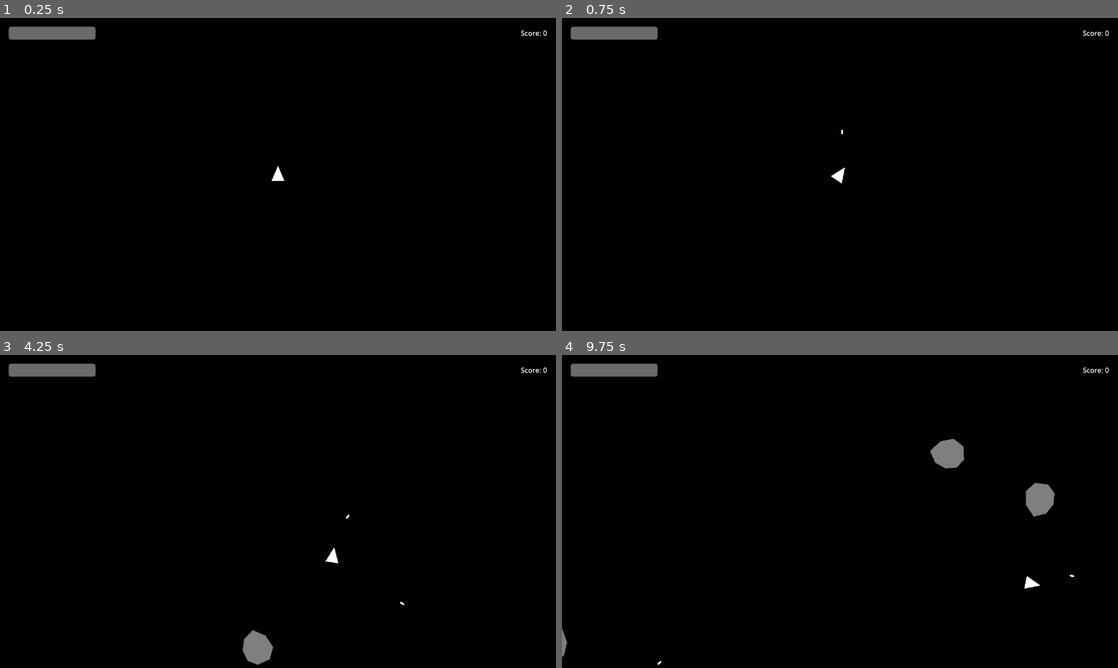
Above: before the commit, frames 1-4 (two rows, left to right).
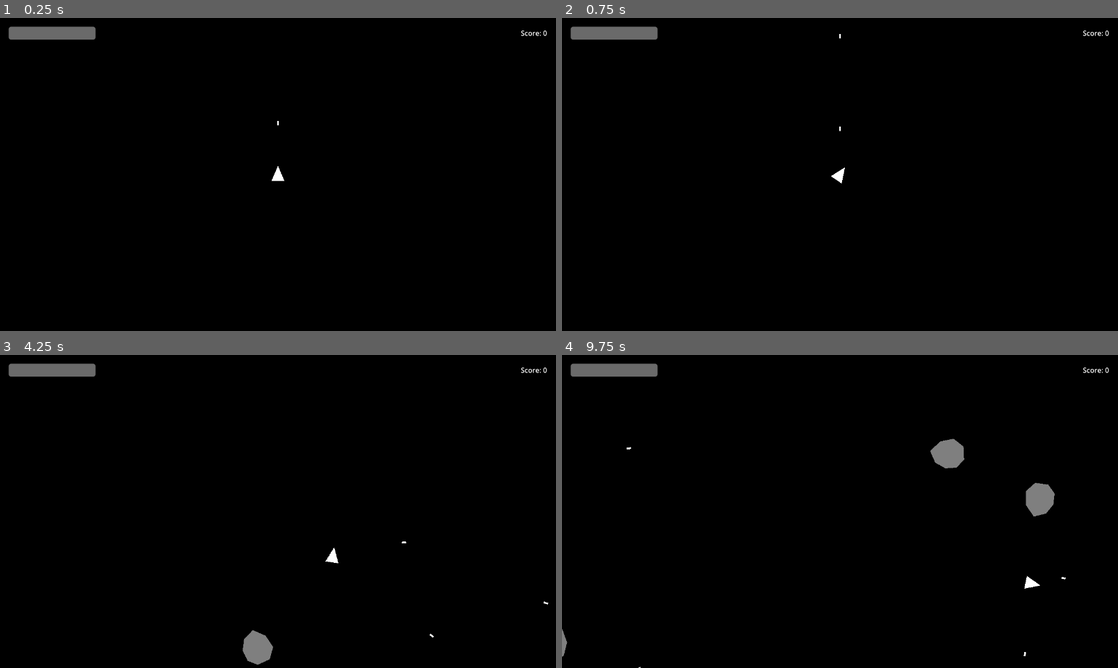
Above: after the commit, the same moments.

Repository: 25730009-PhamAnh/VoidSurvival
Game: Godot game, scene res://scenes/prototype/game.tscn
Same seed, same stepped clock (60 frames per second), same inputs: the game is played once before the commit and once after it.
Inputs:
- Up to frame 1 (0.25 s): no input
- Up to frame 2 (0.75 s): tap Enter at 0.5 s; hold D (rotate_right) from 0.53 s (still down); hold Space (fire) from 0.53 s (still down)
- Up to frame 3 (4.25 s): release D (rotate_right) at 1.28 s; release Space (fire) at 1.28 s; hold A (rotate_left) 1.28-2.03 s; tap Space (fire) at 1.35, 2.85 s; hold D (rotate_right) 2.03-2.78 s; hold Space (fire) 2.03-2.78 s; hold W (thrust_forward) 2.78-3.53 s; hold A (rotate_left) from 3.53 s (still down); hold Space (fire) from 3.53 s (still down)
- Up to frame 4 (9.75 s): release Space (fire) at 4.28 s; tap Space (fire) every 1.5 s from 4.35 to 8.85 s; hold Space (fire) 5.03-5.78 s; release A (rotate_left) at 5.78 s; hold D (rotate_right) 5.78-6.53 s; hold W (thrust_forward) 6.53-7.28 s; hold Space (fire) 6.53-7.28 s; hold D (rotate_right) 7.28-8.03 s; hold Space (fire) 8.03-8.78 s; hold A (rotate_left) 8.03-9.53 s; hold W (thrust_forward) from 9.53 s (still down); hold Space (fire) from 9.53 s (still down)

The runs differ from the first frame. In frame 1, less than 0.1% of the frame differs, in the area x 49-51%, y 32-35%; in frame 2, less than 0.1%; in frame 3, less than 0.1%; in frame 4, less than 0.1%, in the area x 11-93%, y 29-100%.

Commit message:
implement auto fire

Diff:
--- a/Src/void-survival/scripts/player.gd
+++ b/Src/void-survival/scripts/player.gd
@@ -40,11 +40,10 @@
 		velocity += direction * ACCELERATION * delta
 		velocity = velocity.limit_length(MAX_SPEED)
 
-	# Shooting
+	# Auto-fire
 	if _fire_timer > 0:
 		_fire_timer -= delta
-
-	if Input.is_action_pressed("fire") and _fire_timer <= 0:
+	else:
 		_fire()
 
 	# Invincibility timer
